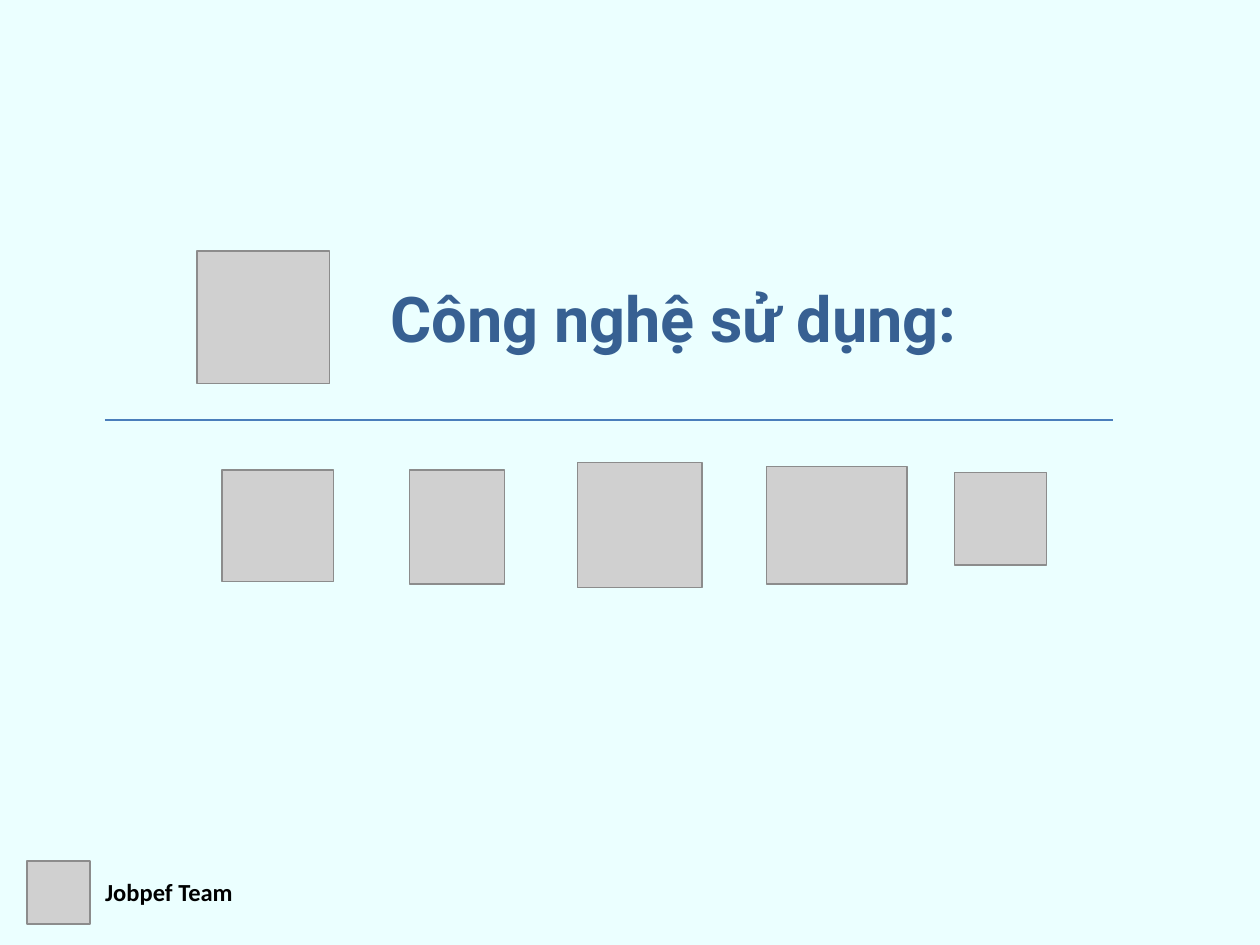
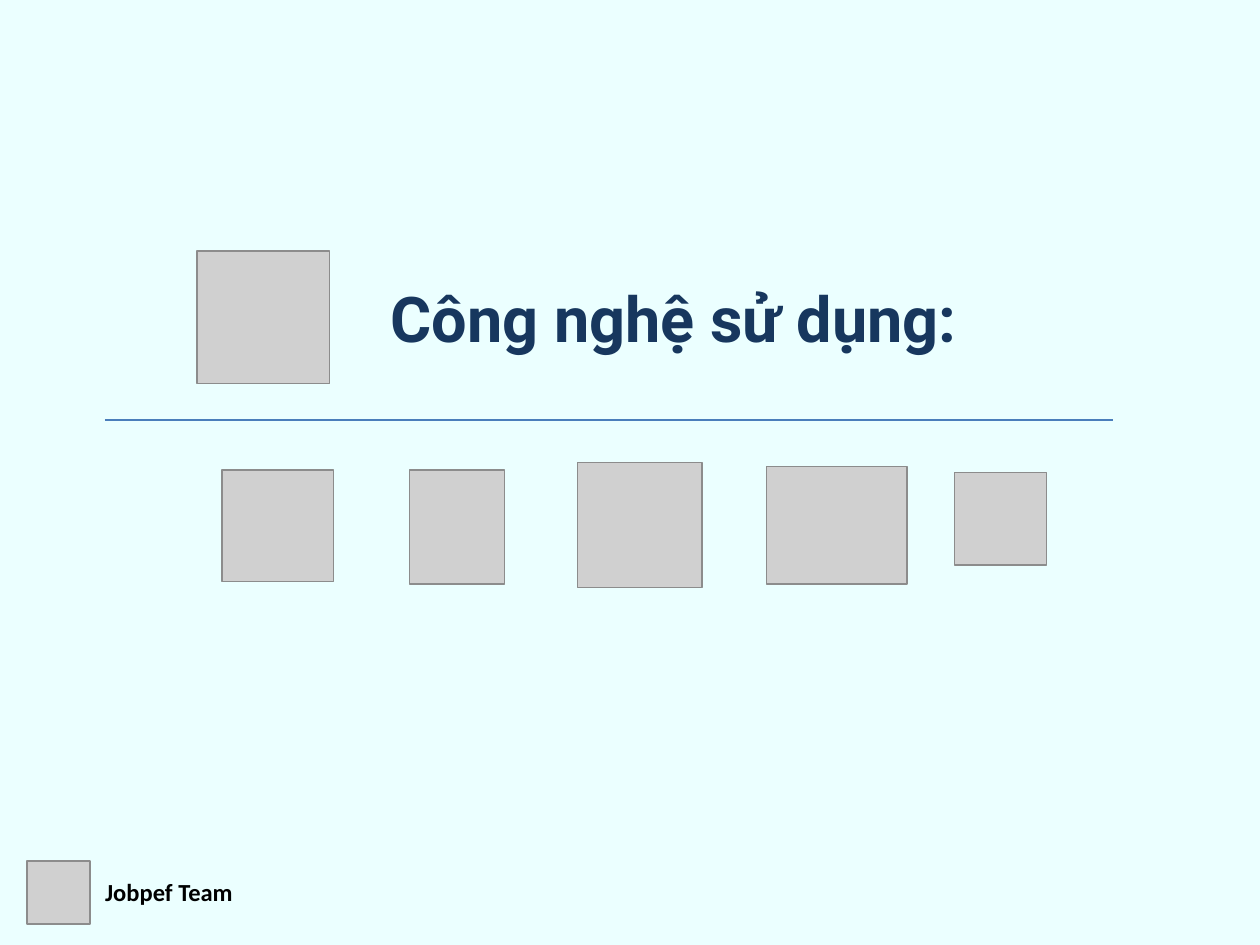
Before and after one commit to quangnv94/JobsPef, a slide deck: slide 4 of 01-Document/Preview.pptx. Drawn at 1260x945 pixels with LibreOffice and Linux fonts; fonts in the diff are those of the drawing; grey boxes stand for pictures. Boxes give left, top, right and bottom in pixels: in the first picture for what was removed or moved away, otherwise in the second. Text is boxed around its words. In the diff, an @@ line names an element or a change of style, - is before the commit and + after.

```diff
--- a/01-Document/Preview.pptx
+++ b/01-Document/Preview.pptx
@@ text "Công nghệ sử dụng:" at (390,291,957,355): text colour #376092 to #17375E @@
```
Also in this commit, not shown: 3 other slides changed, 3 slides added.
